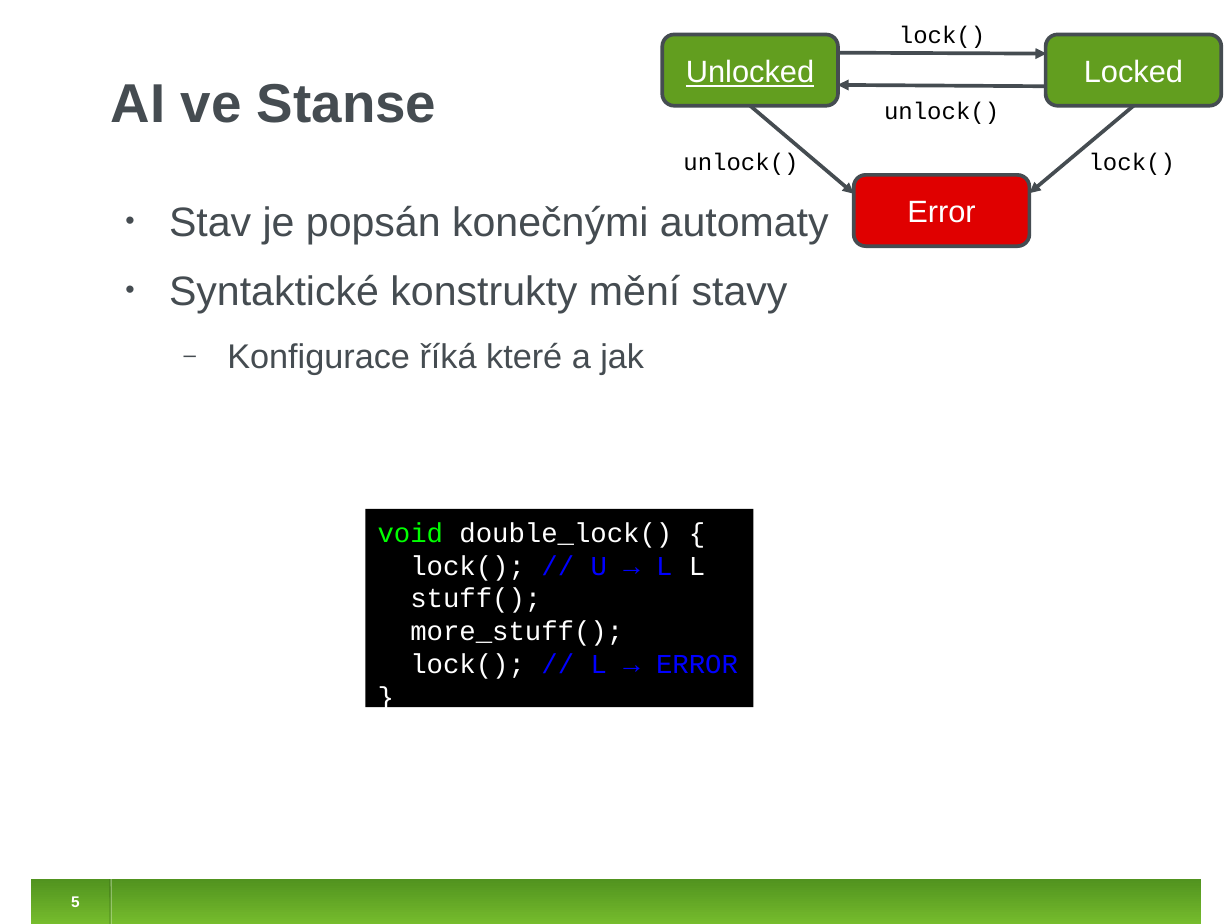
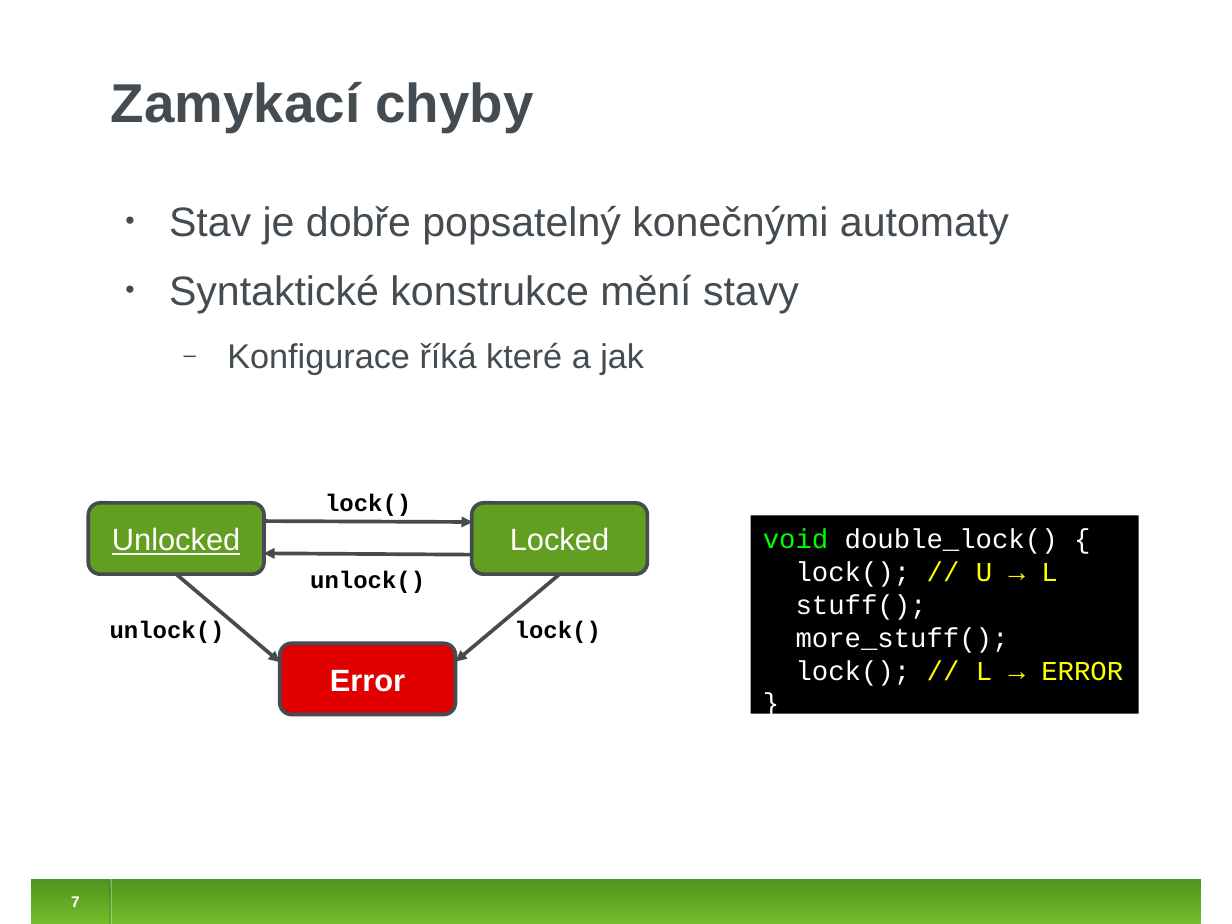
Before and after one commit to jirislaby/writings, a slide deck: slide 7 of presentations/stanse_prase.odp (slide 5 before the commit). Drawn at 1232x924 pixels with LibreOffice and Linux fonts; fonts in the diff are those of the drawing. Boxes give left, top, right and bottom in pixels: in the first picture for what was removed or moved away, otherwise in the second. Text is boxed around its words. In the diff, an @@ line names an element or a change of style, - is before the commit and + after.

Commit message:
stanse_prase: some updates

```diff
--- a/presentations/stanse_prase.odp
+++ b/presentations/stanse_prase.odp
@@ title at [111,82,534,132]: text changed @@
-AI ve Stanse
+Zamykací chyby
@@ text at [169,205,1009,314]: text changed @@
-• Stav je popsán konečnými automaty
-• Syntaktické konstrukty mění stavy
+• Stav je dobře popsatelný konečnými automaty
+• Syntaktické konstrukce mění stavy
@@ text "lock()": place and size @@
-text "lock()" at [899,25,985,48]
+text "lock()" at [325,494,411,516]
@@ 4 arrows, 3 rounded rectangles, 3 texts: place and size @@
-4 arrows, 3 rounded rectangles, 3 texts at [663,34,1222,246]
+4 arrows, 3 rounded rectangles, 3 texts at [89,503,648,715]
@@ rectangle "void double_lock() {": place and size @@
-rectangle "void double_lock() {" at [366,509,754,707]
+rectangle "void double_lock() {" at [750,515,1138,713]
@@ text in rectangle at [796,562,1057,587]: text changed @@
-lock(); // U → L L
+lock(); // U → L
@@ bold on in 5 elements at [280,643,456,715], [325,494,411,516], [310,570,425,593], [110,621,225,643], [515,621,601,643] @@
@@ text in rectangle at [796,660,1123,686]: text colour #0000FF to #FFFF00 in "// L → ERROR" @@
@@ page number at [71,896,80,907]: text changed @@
-5
+7
```
Also in this commit, not shown: 9 other slides changed, 5 slides added, 3 slides removed.
